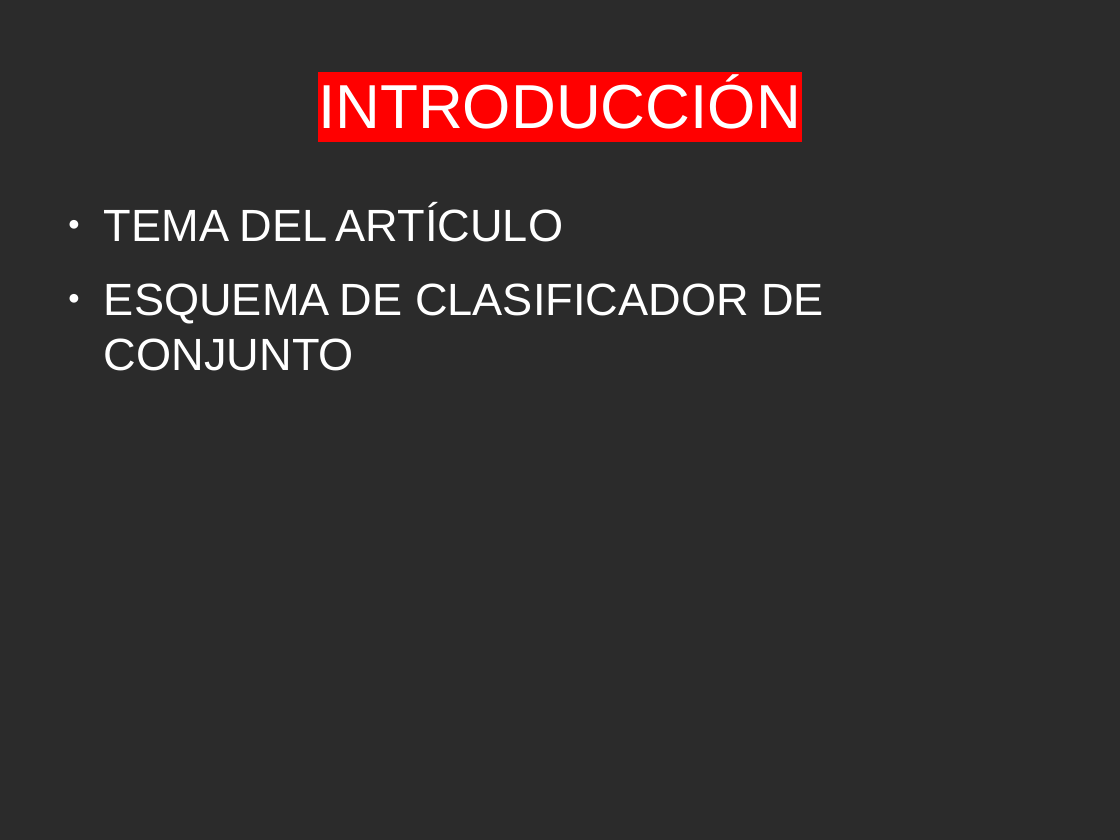
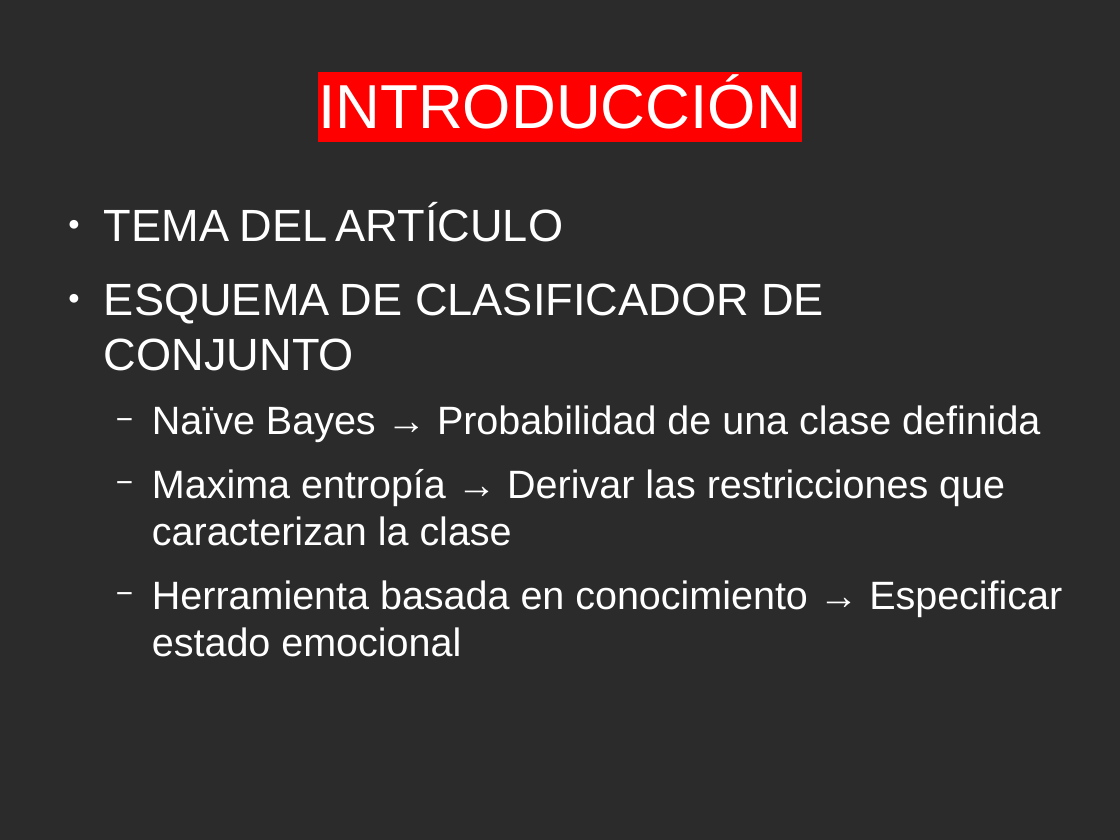
Before and after one commit to p72losaj/Mineria-de-Datos-Avanzada, a slide deck: slide 3 of TRABAJOS/TRABAJO_1/PresentacionTrabajo.odp. Drawn at 1120x840 pixels with LibreOffice and Linux fonts; fonts in the diff are those of the drawing; background and template pictures are left out; a plain dark background stands for a picture behind light text. Boxes give left, top, right and bottom in pixels: in the first picture for what was removed or moved away, otherwise in the second. Text is boxed around its words. In the diff, an @@ line names an element or a change of style, - is before the commit and + after.

```diff
--- a/TRABAJOS/TRABAJO_1/PresentacionTrabajo.odp
+++ b/TRABAJOS/TRABAJO_1/PresentacionTrabajo.odp
@@ text at <box>152,405,1062,657</box>: paragraphs added @@
+  − Naïve Bayes → Probabilidad de una clase definida
+  − Maxima entropía → Derivar las restricciones que caracterizan la clase
+  − Herramienta basada en conocimiento → Especificar estado emocional
```
Also in this commit, not shown: 2 other slides changed, 1 other file.
